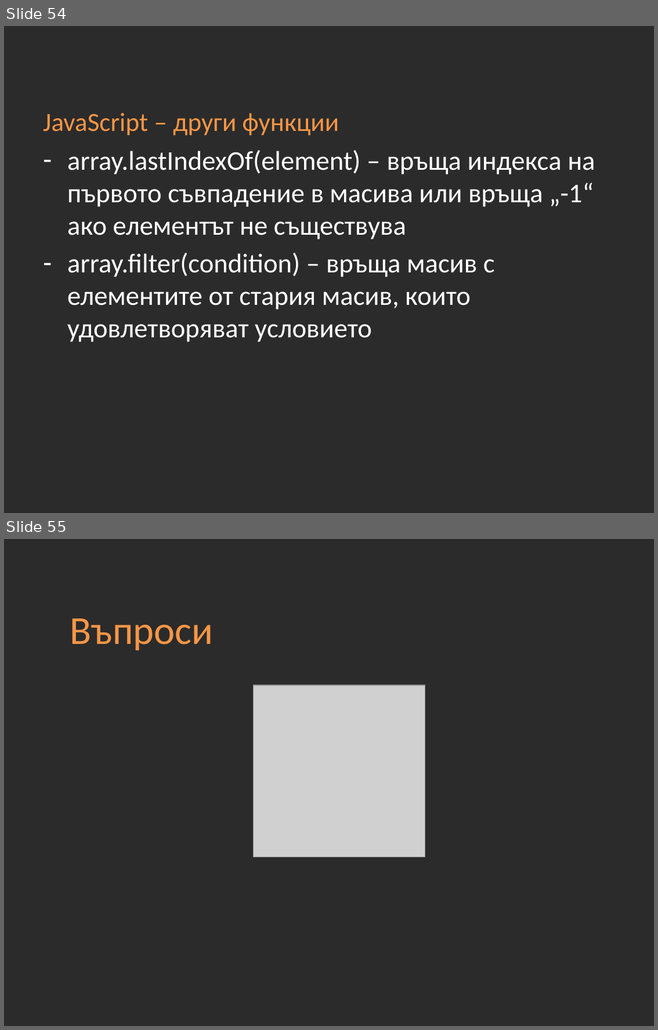
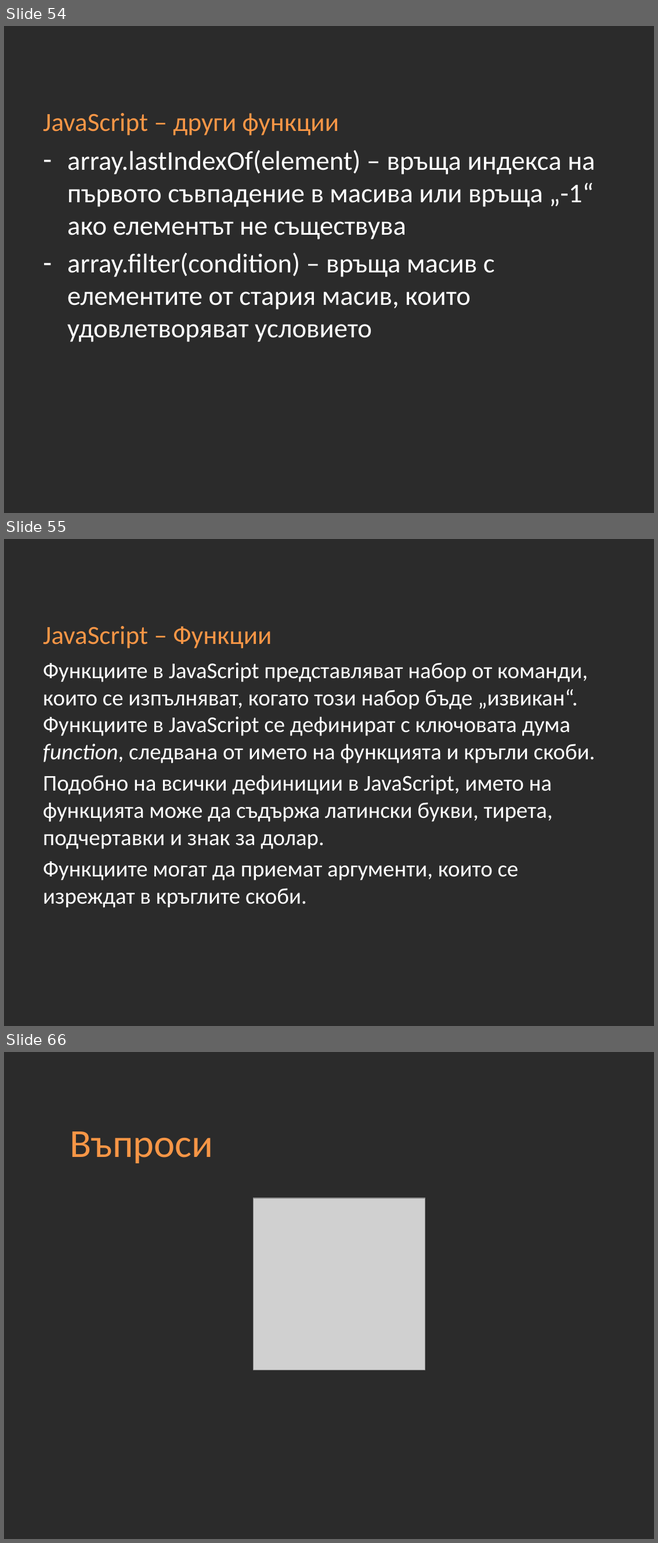
Before and after one commit to Academy-Soft-Intellect/Front-End-Course, a slide deck: 10-JavaScript-Basics.pptx. Shown one above the other, each under a label of ours: slides 54 and 55 before the commit, slides 54, 55 and 66 after it; the slides between them are not shown. The pictures are 658x1030 and 658x1543 pixels, drawn with LibreOffice and Linux fonts; fonts in the diff are those of the drawing; grey boxes stand for pictures; background and template pictures are left out; a plain dark background stands for a picture behind light text. Boxes give left, top, right and bottom in pixels: in the first picture for what was removed or moved away, otherwise in the second. Text is boxed around its words. In the diff, an @@ line names an element or a change of style, - is before the commit and + after.

```diff
--- a/10-JavaScript-Basics.pptx
+++ b/10-JavaScript-Basics.pptx
@@ slide 55 added at (x1=4, y1=539, x2=654, y2=1026), background picture (left out) @@
@@ title added at (x1=43, y1=626, x2=271, y2=649), 29 pt, text #F79646 @@
+JavaScript – Функции
@@ text added at (x1=43, y1=663, x2=595, y2=908), 25 pt, text #FFFFFF @@
+Функциите в JavaScript представляват набор от команди, които се изпълняват, когато този набор бъде „извикан“. Функциите в JavaScript се дефинират с ключовата дума function, следвана от името на функцията и кръгли скоби.
+Подобно на всички дефиниции в JavaScript, името на функцията може да съдържа латински букви, тирета, подчертавки и знак за долар.
+Функциите могат да приемат аргументи, които се изреждат в кръглите скоби.
@@ what was slide 55 is now slide 66 @@
```
Also in this commit, not shown: 5 slides changed, 10 other slides added.
